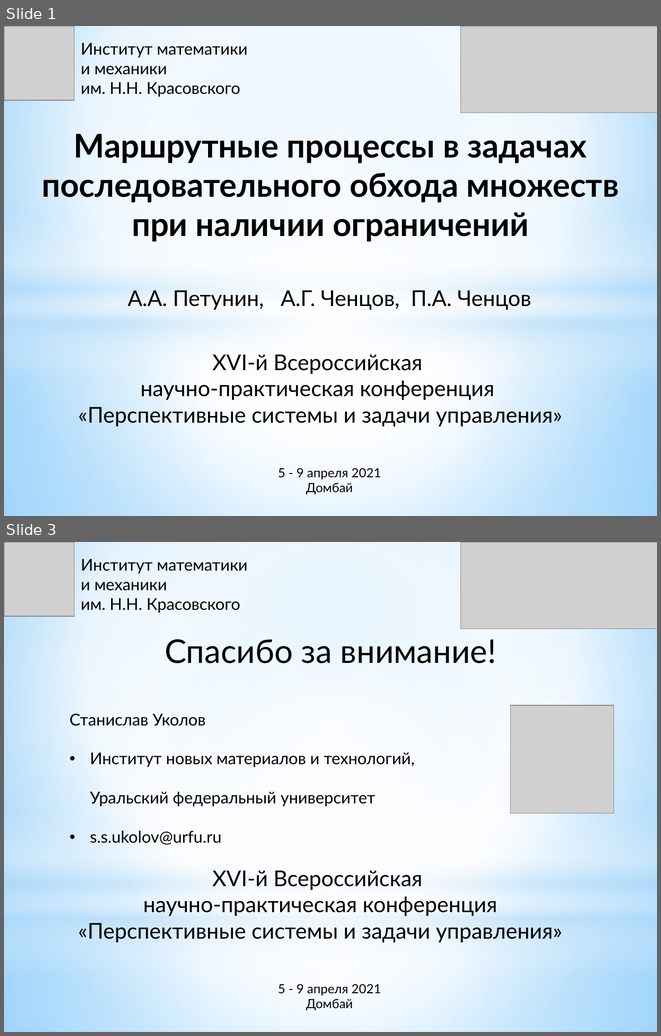
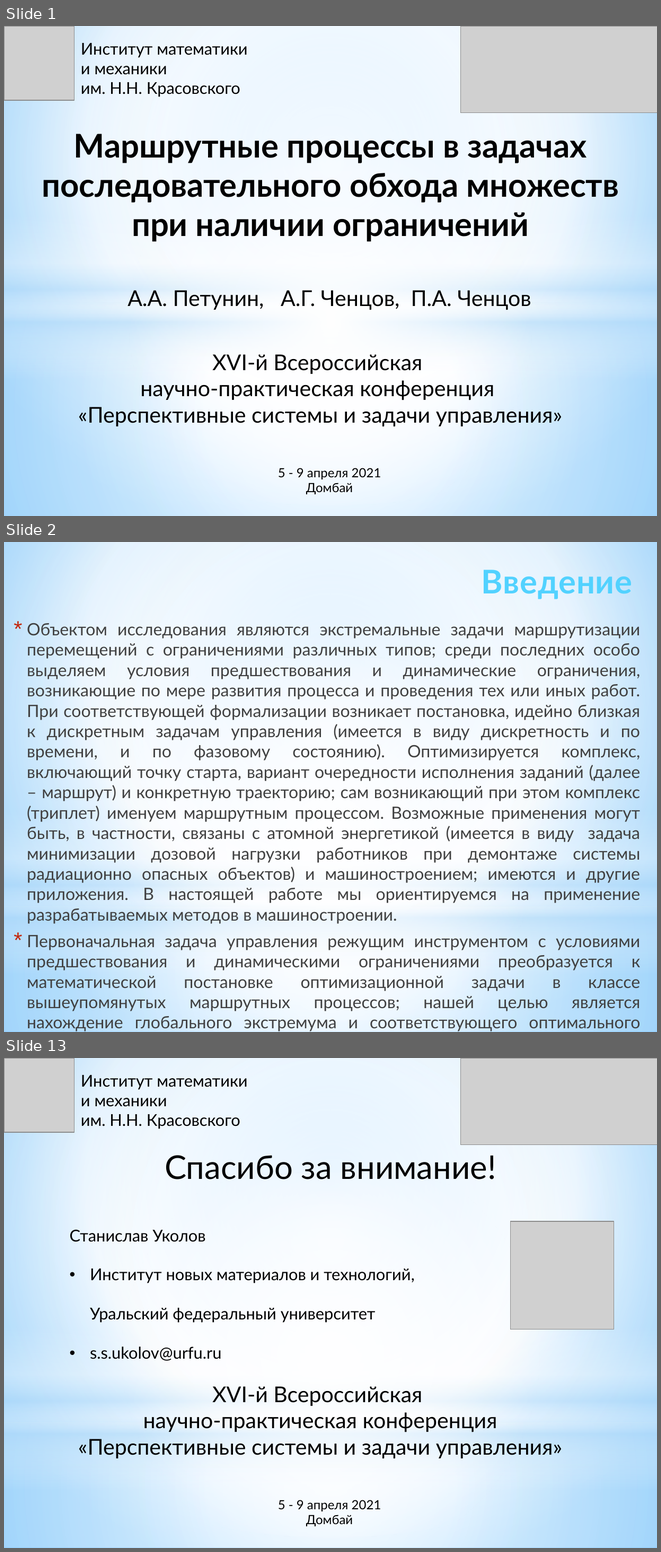
Before and after one commit to ukoloff/LaTeX, a slide deck: chentsov/dombai/docx/dombai-chentsov.pptx. Shown one above the other, each under a label of ours: slides 1 and 3 before the commit, slides 1, 2 and 13 after it; the slides between them are not shown. The pictures are 661x1036 and 661x1552 pixels, drawn with LibreOffice and Linux fonts; fonts in the diff are those of the drawing; grey boxes stand for pictures. Boxes give left, top, right and bottom in pixels: in the first picture for what was removed or moved away, otherwise in the second. Text is boxed around its words. In the diff, an @@ line names an element or a change of style, - is before the commit and + after.

```diff
--- a/chentsov/dombai/docx/dombai-chentsov.pptx
+++ b/chentsov/dombai/docx/dombai-chentsov.pptx
@@ slide 2 added at (4, 542, 657, 1032), background gradient #9ED5FF to #FFFFFF to #5BB9FF; not listed: 4 template elements that a slide beside it also shows @@
@@ text added at (482, 570, 633, 599), 36 pt, text gradient #52D2FF to #20A0CE, bold @@
+Введение
@@ text added at (27, 623, 641, 1031), 18.7 pt, text #404040 @@
+* Объектом исследования являются экстремальные задачи маршрутизации перемещений с ограничениями различных типов; среди последних особо выделяем условия предшествования и динамические ограничения, возникающие по мере развития процесса и проведения тех или иных работ. При соответствующей формализации возникает постановка, идейно близкая к дискретным задачам управления (имеется в виду дискретность и по времени, и по фазовому состоянию). Оптимизируется комплекс, включающий точку старта, вариант очередности исполнения заданий (далее – маршрут) и конкретную траекторию; сам возникающий при этом комплекс (триплет) именуем маршрутным процессом. Возможные применения могут быть, в частности, связаны с атомной энергетикой (имеется в виду задача минимизации дозовой нагрузки работников при демонтаже системы радиационно опасных объектов) и машиностроением; имеются и другие приложения. В настоящей работе мы ориентируемся на применение разрабатываемых методов в машиностроении.
+* Первоначальная задача управления режущим инструментом с условиями предшествования и динамическими ограничениями преобразуется к математической постановке оптимизационной задачи в классе вышеупомянутых маршрутных процессов; нашей целью является нахождение глобального экстремума и соответствующего оптимального решения. Обсуждаются элементы общей теории и конструируемый на основе этой теории оптимальный алгоритм, реализованный на многоядерной ПЭВМ.
@@ what was slide 3 is now slide 13 @@
```
Also in this commit, not shown: 10 other slides added, 1 slide removed.
